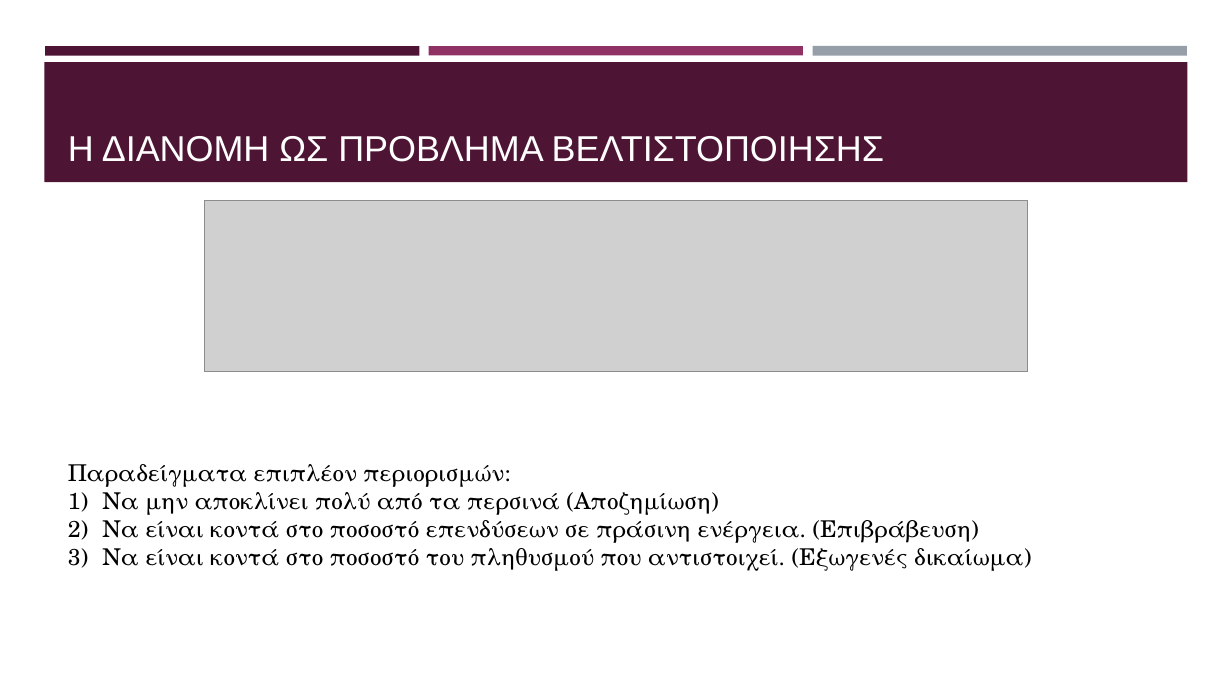
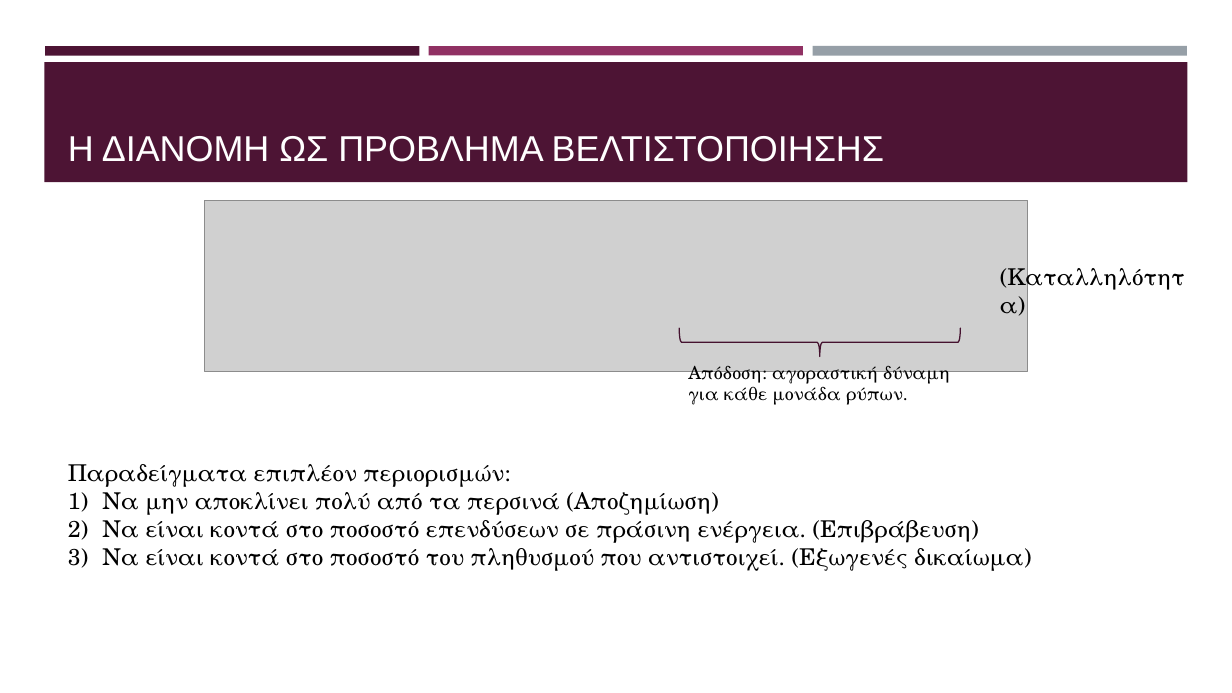
Before and after one commit to kwpap/Diplomatiki_kwpap_step_1, a slide deck: slide 24 of Thesis/Παρουσίαση.pptx (slide 23 before the commit). Drawn at 1232x693 pixels with LibreOffice and Linux fonts; fonts in the diff are those of the drawing; grey boxes stand for pictures. Boxes give left, top, right and bottom in pixels: in the first picture for what was removed or moved away, otherwise in the second. Text is boxed around its words. In the diff, an @@ line names an element or a change of style, - is before the commit and + after.

```diff
--- a/Thesis/Παρουσίαση.pptx
+++ b/Thesis/Παρουσίαση.pptx
@@ text added at box(991, 258, 1197, 295), 18 pt, text #000000 @@
+(Καταλληλότητα)
@@ left brace added at box(680, 328, 961, 356), outline #45122F 1 pt @@
@@ text added at box(688, 366, 950, 405), 14 pt, text #000000 @@
+Απόδοση: αγοραστική δύναμη για κάθε μονάδα ρύπων.
```
Also in this commit, not shown: 10 other slides changed, 5 slides added, 1 slide removed, 1 other file.
